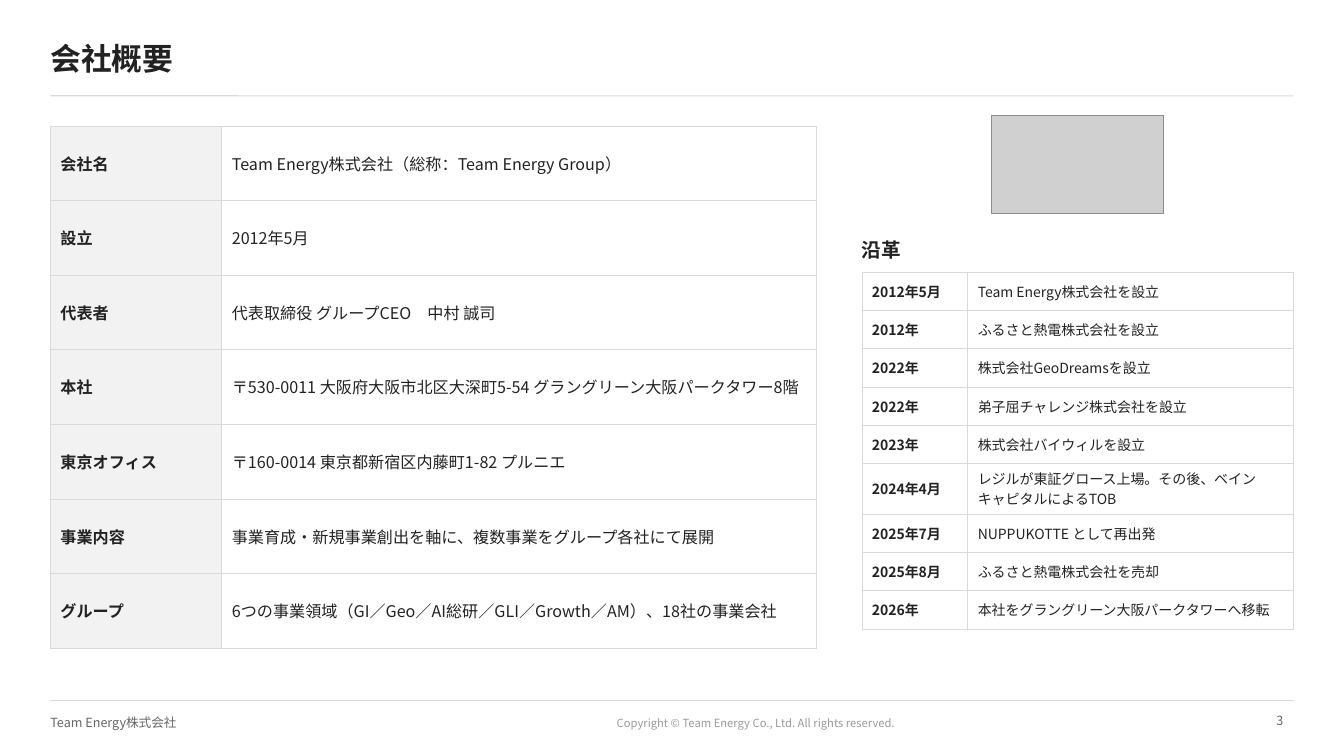
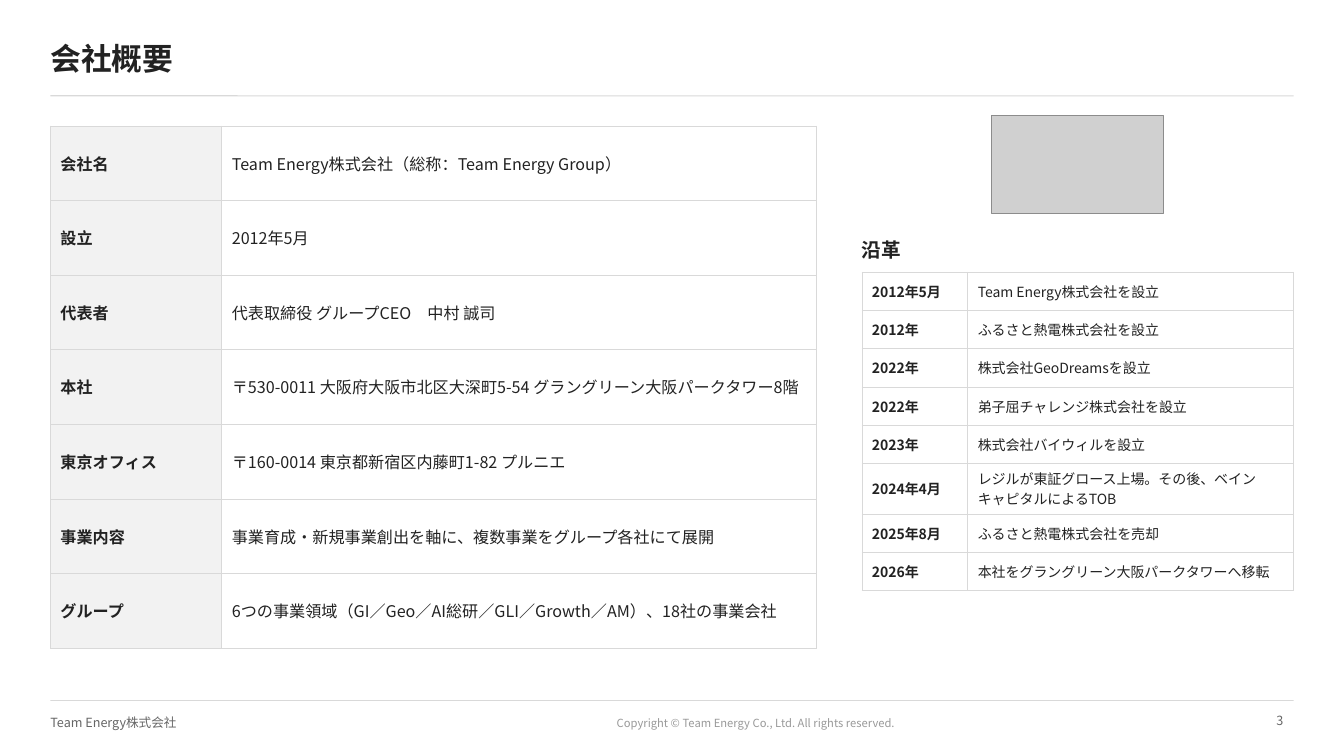
Before and after one commit to ttomoi-afk/desktop-tutorial, a slide deck: slide 3 of teamenergy/docs/TeamEnergy_会社紹介資料.pptx. Drawn at 1344x756 pixels with LibreOffice and Linux fonts; fonts in the diff are those of the drawing; grey boxes stand for pictures; background and template pictures are left out. Boxes give left, top, right and bottom in pixels: in the first picture for what was removed or moved away, otherwise in the second. Text is boxed around its words. In the diff, an @@ line names an element or a change of style, - is before the commit and + after.

```diff
--- a/teamenergy/docs/TeamEnergy_会社紹介資料.pptx
+++ b/teamenergy/docs/TeamEnergy_会社紹介資料.pptx
@@ table at [862, 272, 1294, 583] @@
-row 7: 2025年7月 | NUPPUKOTTE として再出発
```
Also in this commit, not shown: 3 other files.
